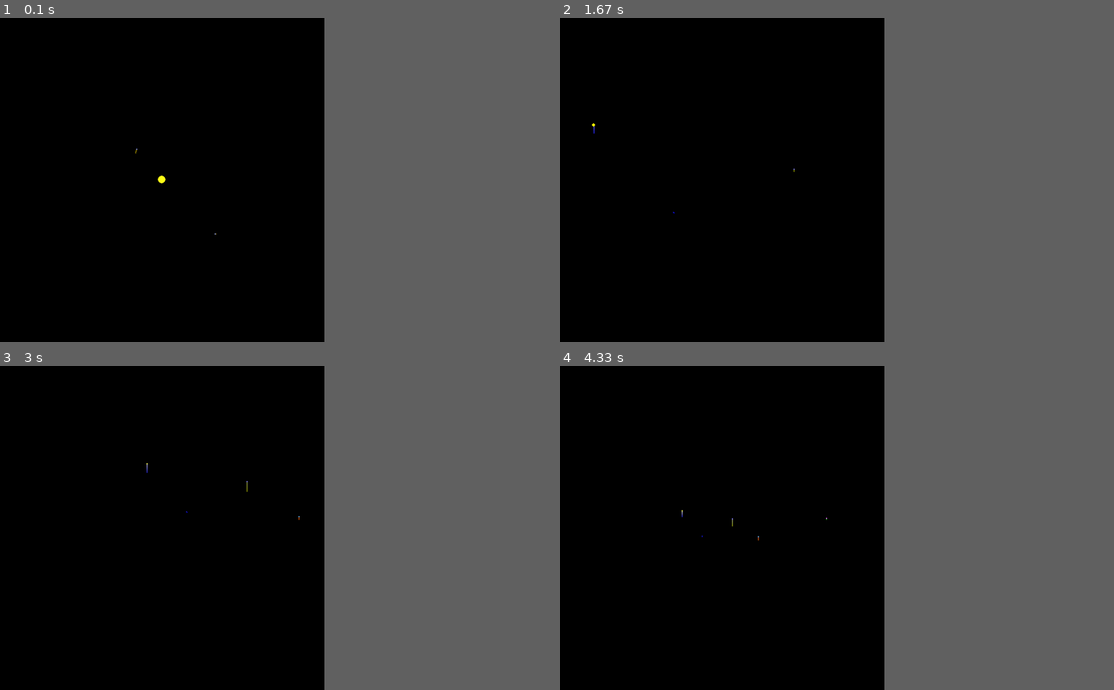
Above: before the commit, frames 1-4 (two rows, left to right).
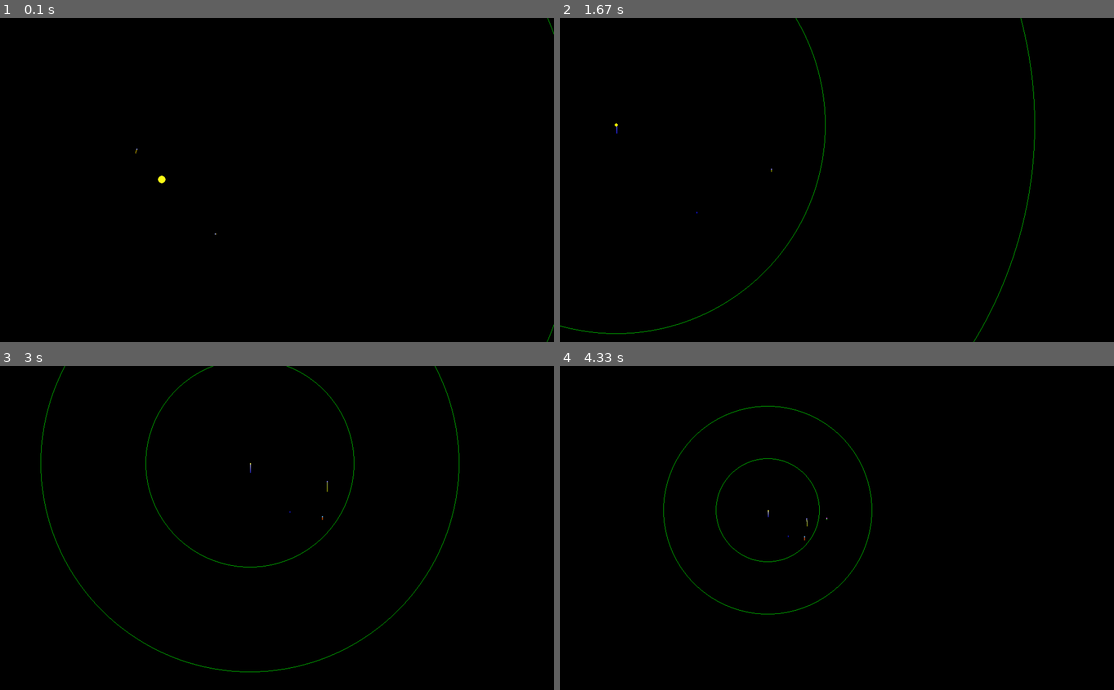
Above: after the commit, the same moments.

Repository: horstjens/PygamePlanets
Game: pygame game, started from planetgame.py
Two runs of this game, one before a commit and one after it. Both use one fixed random seed, a clock stepped at 60 frames per second and the inputs below.
Inputs (mouse positions are in pixels of both pictures, inside the frame that each line leads up to):
- Up to frame 1 (0.1 s): no input
- Up to frame 2 (1.67 s): tap 0 at 0.33 s; hold Right 0.67-1.13 s; move the mouse to (825, 170) at 0.7 s; tap Space at 0.73, 1.03, 1.23, 1.57 s; tap - at 0.82 s; hold Up 1.17-1.47 s; tap 5 at 1.32 s; hold Right from 1.5 s (still down)
- Up to frame 3 (3 s): tap Space at 1.87, 2.07, 2.37, 2.63, 2.97 s; release Right at 1.97 s; hold Left 2-2.53 s; tap - at 2.15 s; hold Down 2.57-2.87 s; tap 5 at 2.72 s; hold Left from 2.9 s (still down)
- Up to frame 4 (4.33 s): tap Space at 3.27, 3.4, 3.8, 4.1 s; release Left at 3.3 s; hold Up 3.33-3.7 s; tap - at 3.48 s; hold Right from 3.73 s (still down); tap 5 at 3.88 s
In our replay, the window is 527x527 before the commit and 900x527 after it. These sizes can differ from the game's own. Grey fills any space a smaller window leaves; there, only what the larger window draws over its background counts as a difference.

The runs differ from the first frame. In frame 1, less than 0.1% of the frame differs, in the area x 24-100%, y 0-100%; in frame 2, 0.5%; in frame 3, 0.8%, in the area x 7-83%, y 0-95%; in frame 4, 0.6%.

Commit message:
habitable Zone fuer jede Sonne

Diff:
--- a/planetgame.py
+++ b/planetgame.py
@@ -54,7 +54,7 @@
 #zoomin = pygame.mixer.Sound(os.path.join('data','zoom1.wav'))  #load sound
 #zoomout = pygame.mixer.Sound(os.path.join('data','zoom2.wav'))  #load sound
 
-(width, height) = (600, 600)
+(width, height) = (1024, 600)
 screen = pygame.display.set_mode((width, height))
 
 
@@ -244,6 +244,21 @@
         universe.update()
 
     screen.fill(universe.colour)
+
+    for p in universe.particles:
+        # draw green habitable zone ring around sun
+        if p.sun:
+            x = int(universe_screen.mx + (universe_screen.dx + p.x) * universe_screen.magnification)
+            y = int(universe_screen.my + (universe_screen.dy + p.y) * universe_screen.magnification)
+            size = int(p.size * universe_screen.magnification)
+            #print(size)
+            # inner ring
+            pygame.draw.circle(screen, (0,200,0), (x, y), int(max(100*p.size * universe_screen.magnification,1)), 1)
+            # outer ring
+            pygame.draw.circle(screen, (0,200,0), (x, y), int(max(200*p.size * universe_screen.magnification,1)),  1)
+
+
+
     # ---- paint trail of destroyed stars ----
     for minilist in universe.history:
             color = len(minilist)
